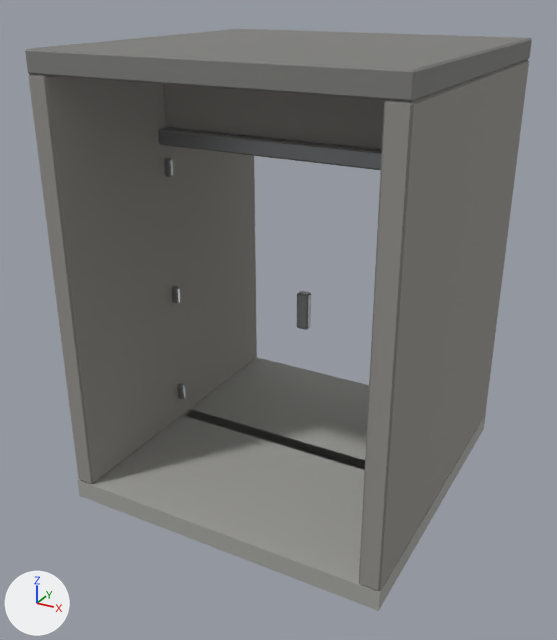
Renders of the FBX model unity/HorrorGame/Assets/Models/MapKit/Doorway_Frame.fbx from each side of a commit.
The view is the same before and after, from a camera (50 mm lens) standing at (3.76, -3.61, 3.53) and looking at (1.19, 1.06, 1.19). Every picture has the same lights, and +X, +Y and +Z are marked at lower left. The older version comes first. Vertices at exactly the same position are counted once.

The first picture shows 'Doorway_Frame'.
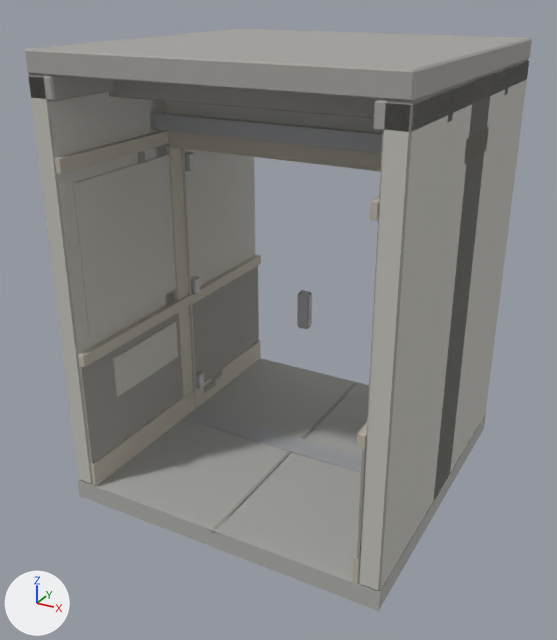
Location of each change, (x1, y1, x2, y2) in pixels of the pictures (557 x 640 px; the box of a moved part takes in the faces that stretch with it):
'Doorway_Frame', recoloured, reshaped: (25, 29, 532, 611) in both
part 1 of me_cube_001, moved or reshaped: before (178, 383, 186, 399); after (195, 371, 204, 388)
part 2 of me_cube_001, moved or reshaped: before (172, 286, 180, 303); after (188, 276, 200, 295)
part 3 of me_cube_001, moved or reshaped: before (164, 158, 173, 177); after (185, 152, 195, 171)
part 4 of me_cube_001, moved or reshaped: before (297, 291, 311, 330); after (297, 290, 312, 329)
part 5 of me_cube_001, added: after (212, 383, 356, 533)
part 6 of me_cube_001, added: after (183, 408, 361, 473)
part 7 of me_cube_001, added: after (72, 149, 250, 335)
part 8 of me_cube_001, added: after (113, 321, 178, 397)
part 9 of me_cube_001, added: after (204, 379, 216, 393)
part 10 of me_cube_001, added (mostly hidden): after (138, 151, 145, 163)
part 11 of me_cube_001, reshaped: before (158, 127, 382, 470); after (29, 60, 529, 611)

What the commit changed:
Material 'Ceiling_Structure' (mat_ceiling_structure) changes colour from grey #7e7e7c to grey #a6a4a0; in linear values from (0.21, 0.21, 0.2) to (0.38, 0.37, 0.35).
Material 'Wall_Structure' (mat_wall_structure) changes colour from grey #93908b to light grey #c4c2bc; in linear values from (0.29, 0.28, 0.26) to (0.55, 0.54, 0.5).
Material 'Trim_Painted' (mat_trim_painted) is new.
Its base color is (0.5, 0.46, 0.39) (grey #bcb5a8).
Its roughness is 0.62.
Material 'Wall_Dado' (mat_wall_dado) is new.
Its base color is (0.33, 0.32, 0.3) (grey #9b9995).
Its roughness is 0.93.
me_cube_001 is used by ob_doorway_frame; location (0.0, 0.0, 0.0).
me_cube_001 had 336 vertices, 628 faces and spanned x 0.0..2.5, y 0.0..2.5, z -0.15..3.15.
me_cube_001 now has 976 vertices, 1800 faces and spans x 0.0..2.5, y 0.0..2.5, z -0.15..3.15.
me_cube_001 part 1: the loose piece of 24 vertices spanning x 0.15..0.21, y 1.12..1.17, z 0.2..0.34 is scaled about its middle by (1.32, 1.98, 1), then moved by (0.01, 0.25, 0.0).
me_cube_001 part 2: the loose piece of 24 vertices spanning x 0.15..0.21, y 1.12..1.17, z 1.1..1.24 is scaled about its middle by (1.32, 1.98, 1), then moved by (0.01, 0.25, 0.0).
me_cube_001 part 3: the loose piece of 24 vertices spanning x 0.15..0.21, y 1.12..1.17, z 2.15..2.29 is scaled about its middle by (1.32, 1.98, 1), then moved by (0.01, 0.25, 0.0).
me_cube_001 part 4: the loose piece of 24 vertices spanning x 1.2..1.3, y 1.33..1.39, z 1.02..1.32 is moved by (0.0, 0.01, 0.0).
me_cube_001 part 5: a new loose piece, a box spanning x 1.238..1.262, y 0.0..2.5, z -0.022..0.0, in mat_wall_dado (grey #9b9995).
me_cube_001 part 6: a new loose piece, a box spanning x 0.12..2.38, y 1.147..1.353, z -0.026..0.0, in mat_trim_steel (grey #acadb1).
me_cube_001 part 7: a new loose piece, a box spanning x 0.15..0.166, y 0.13..2.37, z 1.21..2.31, in mat_wall_structure (light grey #c4c2bc).
me_cube_001 part 8: a new loose piece, a box spanning x 0.172..0.184, y 0.332..1.123, z 0.614..0.942, in mat_wall_structure (light grey #c4c2bc).
me_cube_001 part 9: a new loose piece, a box spanning x 0.168..0.194, y 1.467..1.662, z 0.093..0.164, in mat_wall_dado (grey #9b9995).
me_cube_001 part 10: a new loose piece, a box spanning x 0.15..0.159, y 0.826..0.896, z 1.3259..2.42, in mat_wall_dado (grey #9b9995).
me_cube_001 part 11: 68 vertices removed from x 0.15..2.35, y 1.08..1.42, z -0.03..2.52; 604 vertices added at x 0.0..2.5, y 0.0..2.5, z -0.15..3.0.
Other edits to the shape of me_cube_001 do not show in these pictures.
me_cube_001 gains material mat_trim_painted (grey #bcb5a8).
me_cube_001 gains material mat_wall_dado (grey #9b9995).
